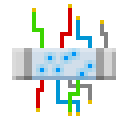
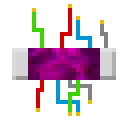
Before/after of a 128×128 layered artwork. What changed in the layer stack:
added layer "Layer 12" (hard light) above "Group 1" over <box>28,48,100,80</box>
hid group "Group 1" (3 layers) over <box>24,48,104,80</box>
